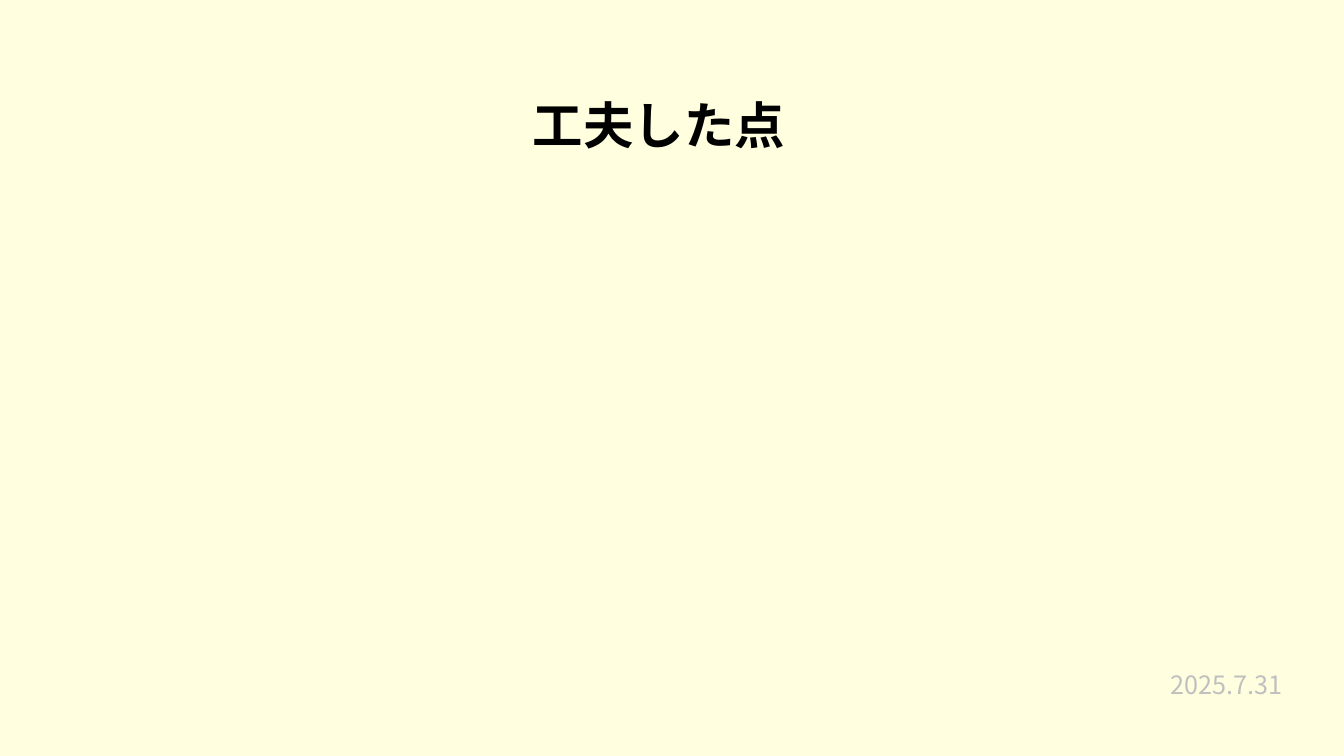
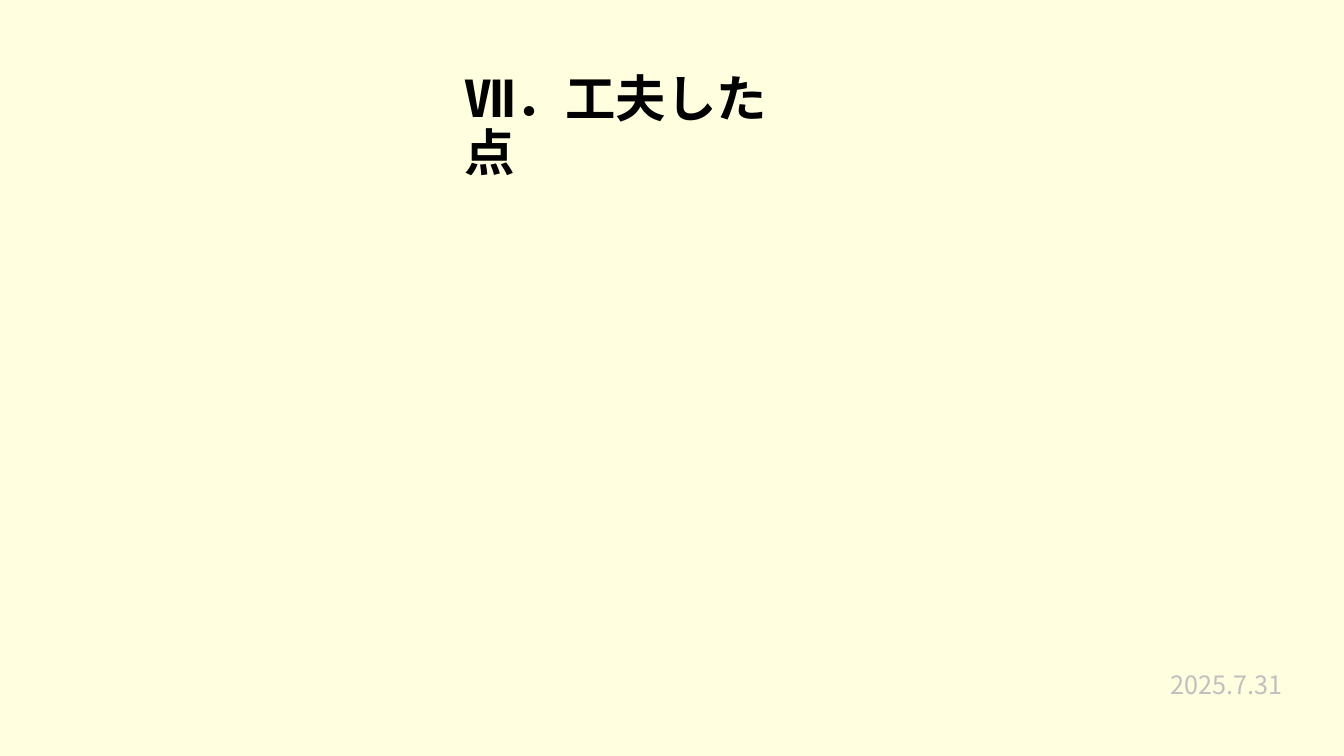
Before and after one commit to plusdojo2025/a2-7, a slide deck: slide 9 of 発表準備/7月成果発表会.pptx. Drawn at 1344x756 pixels with LibreOffice and Linux fonts; fonts in the diff are those of the drawing. Boxes give left, top, right and bottom in pixels: in the first picture for what was removed or moved away, otherwise in the second. Text is boxed around its words. In the diff, an @@ line names an element or a change of style, - is before the commit and + after.

```diff
--- a/発表準備/7月成果発表会.pptx
+++ b/発表準備/7月成果発表会.pptx
@@ title at (465, 74, 767, 175): text changed @@
-工夫した点
+Ⅶ．工夫した点
```
Also in this commit, not shown: 13 other slides changed, 4 other files.
